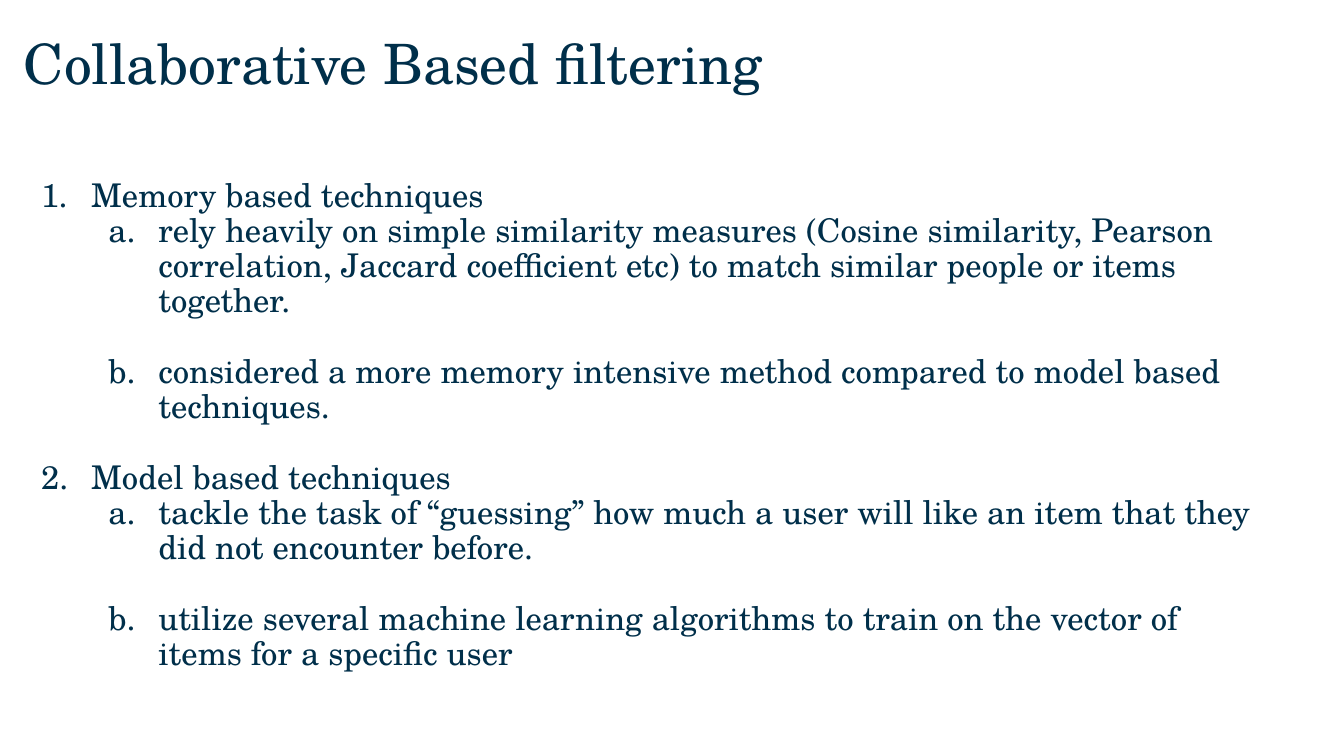
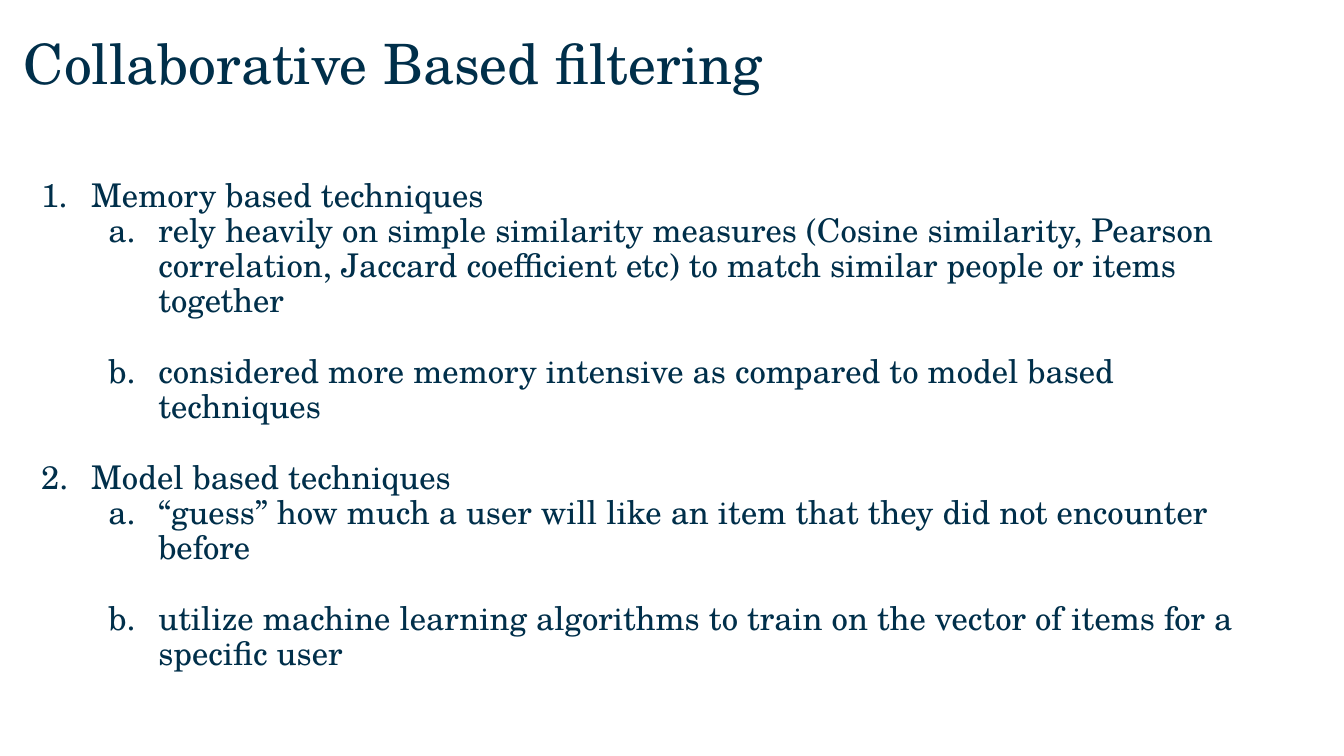
Before and after one commit to zctham/GA_projects, a slide deck: slide 20 of Capstone_Project/presentation/Capstone presentation.pptx (slide 18 before the commit). Drawn at 1344x756 pixels with LibreOffice and Linux fonts; fonts in the diff are those of the drawing; background and template pictures are left out. Boxes give left, top, right and bottom in pixels: in the first picture for what was removed or moved away, otherwise in the second. Text is boxed around its words. In the diff, an @@ line names an element or a change of style, - is before the commit and + after.

```diff
--- a/Capstone_Project/presentation/Capstone presentation.pptx
+++ b/Capstone_Project/presentation/Capstone presentation.pptx
@@ text at (x1=158, y1=209, x2=1212, y2=425): text changed @@
-  a. rely heavily on simple similarity measures (Cosine similarity, Pearson correlation, Jaccard coefficient etc) to match similar people or items together.
-  b. considered a more memory intensive method compared to model based techniques.
+  a. rely heavily on simple similarity measures (Cosine similarity, Pearson correlation, Jaccard coefficient etc) to match similar people or items together
+  b. considered more memory intensive as compared to model based techniques
@@ text at (x1=158, y1=491, x2=1232, y2=672): text changed @@
-  a. tackle the task of “guessing” how much a user will like an item that they did not encounter before.
-  b. utilize several machine learning algorithms to train on the vector of items for a specific user
+  a. “guess” how much a user will like an item that they did not encounter before
+  b. utilize machine learning algorithms to train on the vector of items for a specific user
```
Also in this commit, not shown: 9 other slides changed, 2 slides added, 1 other file.
